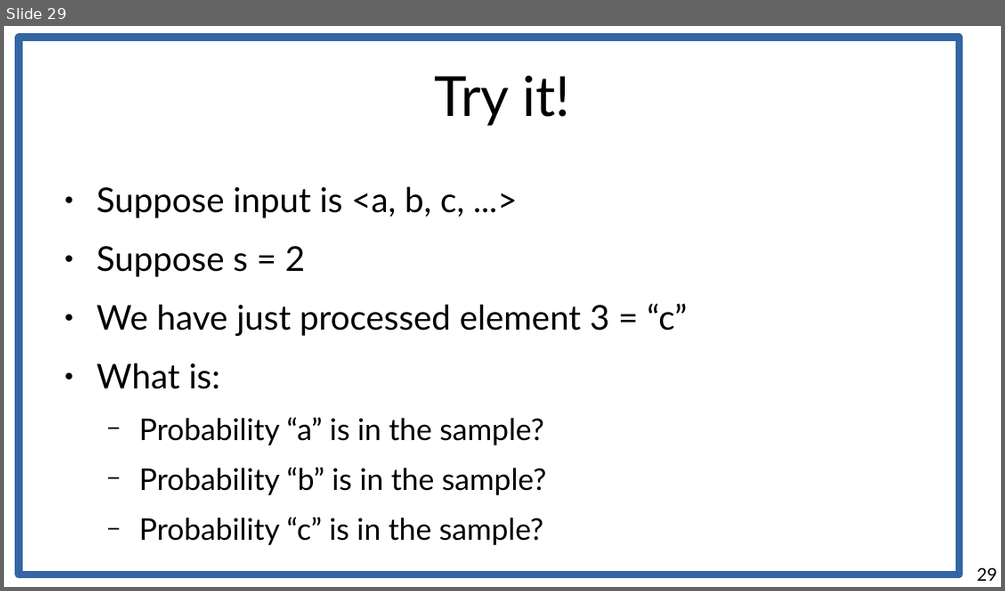
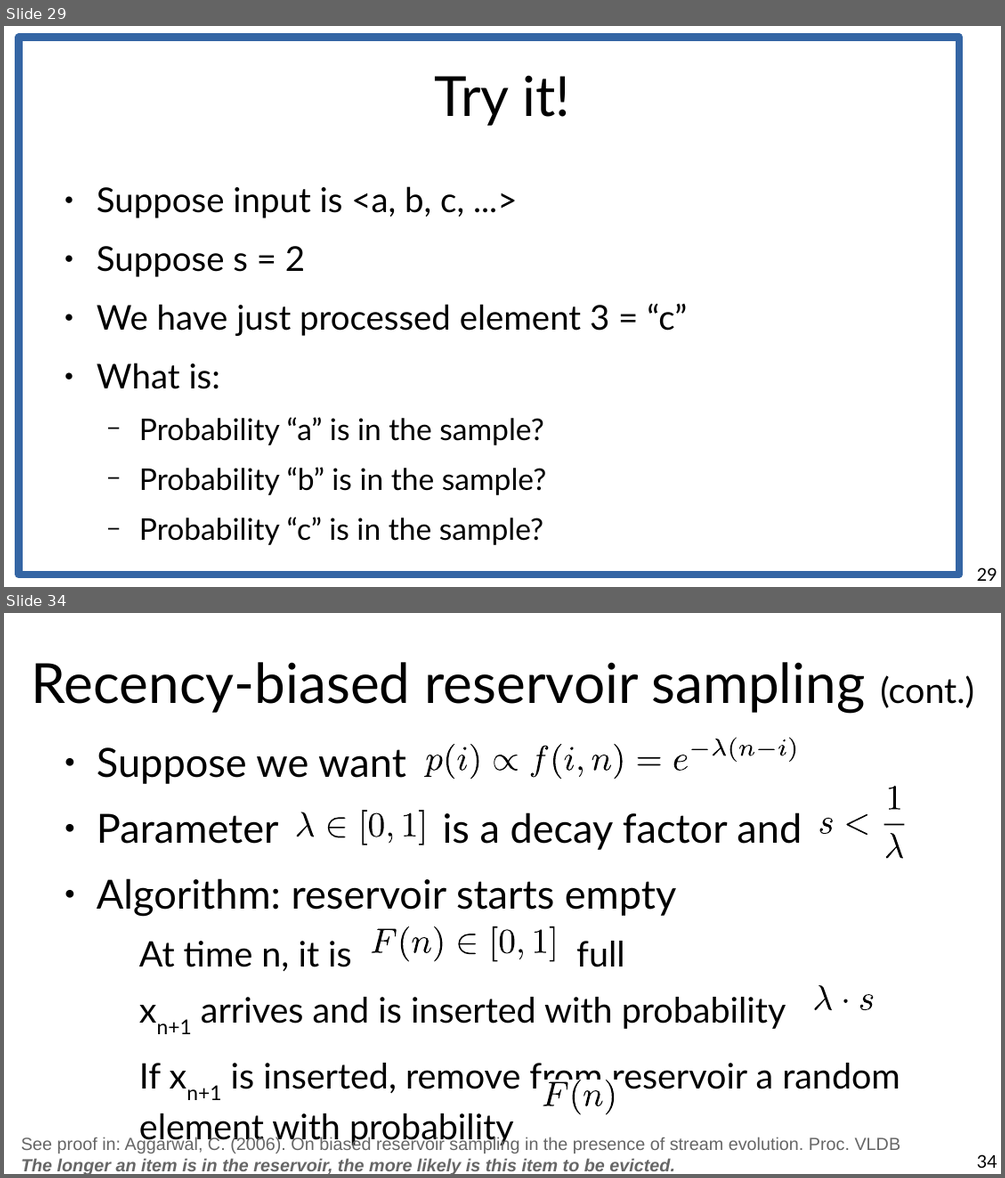
Before and after one commit to marco-calautti/data-mining-course, a slide deck: theory/tt10_streaming.odp. Shown one above the other, each under a label of ours: slide 29 before the commit, slides 29 and 34 after it; the slides between them are not shown. The pictures are 1005x591 and 1005x1178 pixels, drawn with LibreOffice and Linux fonts; fonts in the diff are those of the drawing. Boxes give left, top, right and bottom in pixels: in the first picture for what was removed or moved away, otherwise in the second. Text is boxed around its words. In the diff, an @@ line names an element or a change of style, - is before the commit and + after.

```diff
--- a/theory/tt10_streaming.odp
+++ b/theory/tt10_streaming.odp
@@ slide 34 added at [4,613,1001,1174], background #FFFFFF @@
@@ title added at [32,662,974,713], 44 pt, text #000000 @@
+Recency-biased reservoir sampling (cont.)
@@ group added at [425,737,795,779]: 20 freeform shapes @@
@@ text added at [97,747,900,1145], 28 pt, text #000000 @@
+● Suppose we want
+● Parameter is a decay factor and
+● Algorithm: reservoir starts empty
+  At time n, it is full
+  xn+1 arrives and is inserted with probability
+  If xn+1 is inserted, remove from reservoir a random element with probability
@@ group added at [294,811,428,845]: 8 freeform shapes @@
@@ group added at [818,786,904,858]: 6 freeform shapes @@
@@ group added at [371,926,559,961]: 11 freeform shapes @@
@@ group added at [813,986,875,1011]: 4 freeform shapes @@
@@ group added at [542,1079,617,1115]: 5 freeform shapes @@
@@ text added at [21,1136,901,1174], 14 pt, text #666666 @@
+See proof in: Aggarwal, C. (2006). On biased reservoir sampling in the presence of stream evolution. Proc. VLDB
+The longer an item is in the reservoir, the more likely is this item to be evicted.
@@ page number added at [977,1154,997,1167], 14 pt, text #000000 @@
+34
```
Also in this commit, not shown: 2 slides changed, 22 other slides added.
